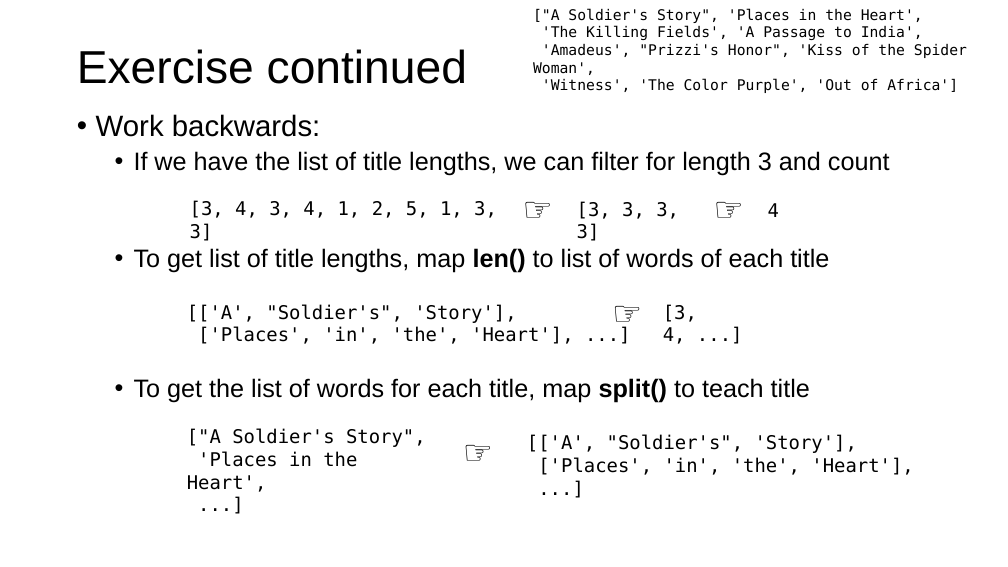
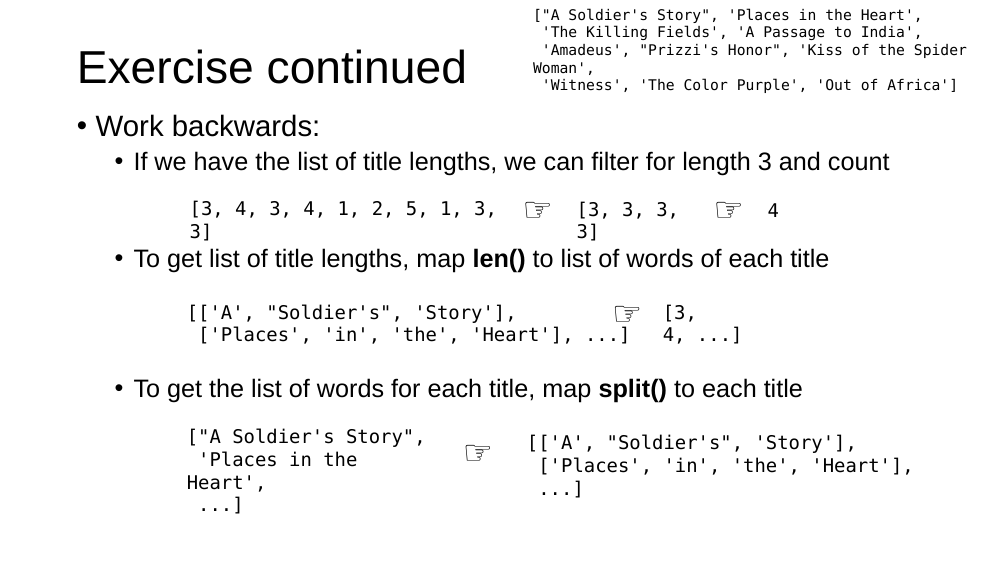
Before and after one commit to parrt/msds501, a slide deck: slide 26 of slides/programming-patterns.pptx. Drawn at 1008x567 pixels with LibreOffice and Linux fonts; fonts in the diff are those of the drawing; background and template pictures are left out. Boxes give left, top, right and bottom in pixels: in the first picture for what was removed or moved away, otherwise in the second. Text is boxed around its words. In the diff, an @@ line names an element or a change of style, - is before the commit and + after.

```diff
--- a/slides/programming-patterns.pptx
+++ b/slides/programming-patterns.pptx
@@ text at (x1=134, y1=378, x2=803, y2=402): text changed @@
-  • To get the list of words for each title, map split() to teach title
+  • To get the list of words for each title, map split() to each title
```
Also in this commit, not shown: 2 other slides changed, 4 other files.
